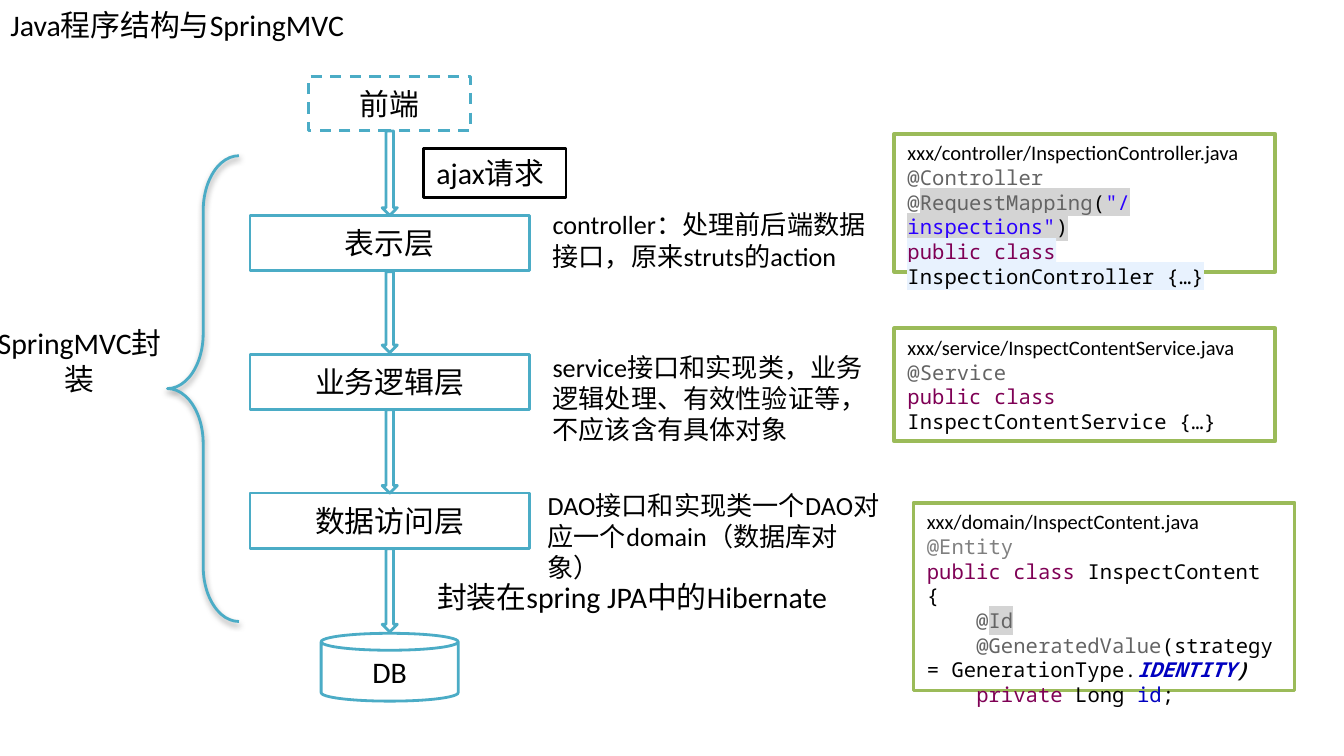
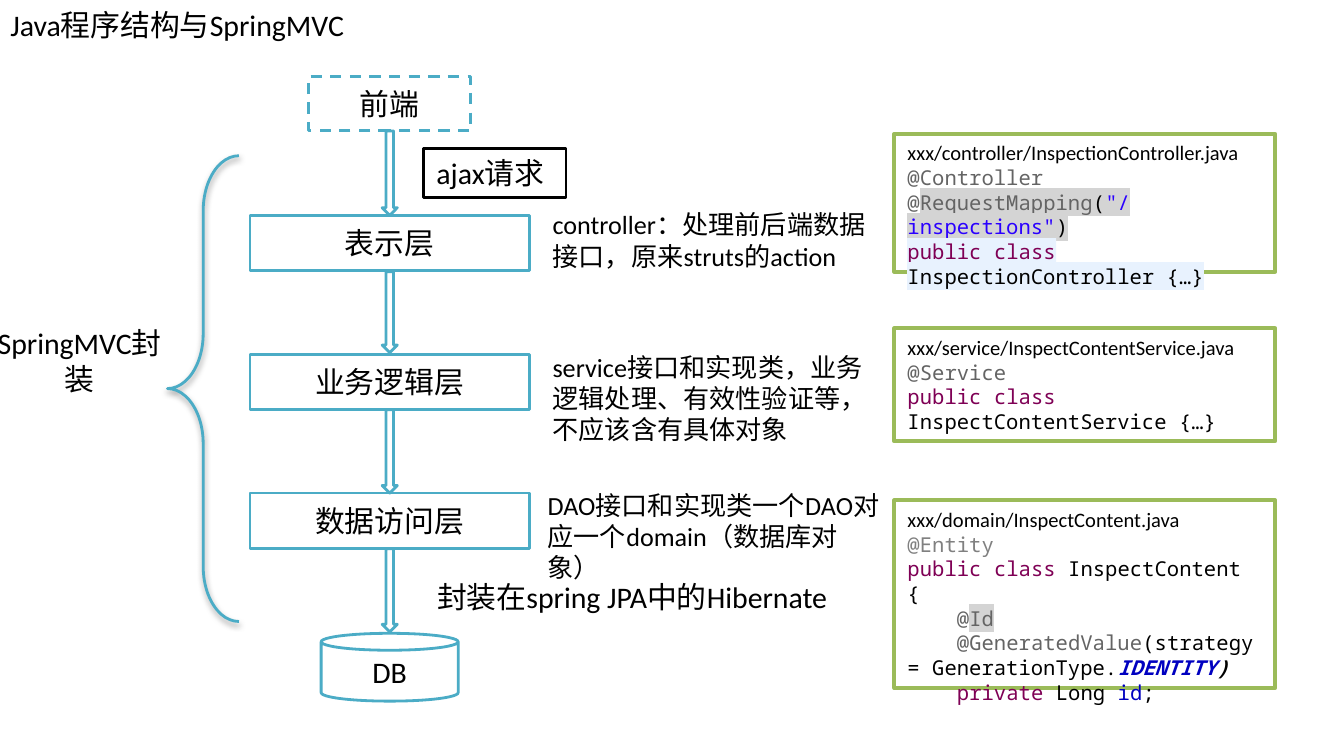
Before and after one commit to SherryLang/javalearning, a slide deck: slide 1 of issueImages/web context loading process.pptx. Drawn at 1344x756 pixels with LibreOffice and Linux fonts; fonts in the diff are those of the drawing. Boxes give left, top, right and bottom in pixels: in the first picture for what was removed or moved away, otherwise in the second. Text is boxed around its words. In the diff, an @@ line names an element or a change of style, - is before the commit and + after.

```diff
--- a/issueImages/web context loading process.pptx
+++ b/issueImages/web context loading process.pptx
@@ rectangle "xxx/domain/InspectContent.java": place and size @@
-rectangle "xxx/domain/InspectContent.java" at [914, 503, 1294, 691]
+rectangle "xxx/domain/InspectContent.java" at [894, 500, 1274, 688]
```
Also in this commit, not shown: 2 other slides changed, 2 slides added, 3 other files.
